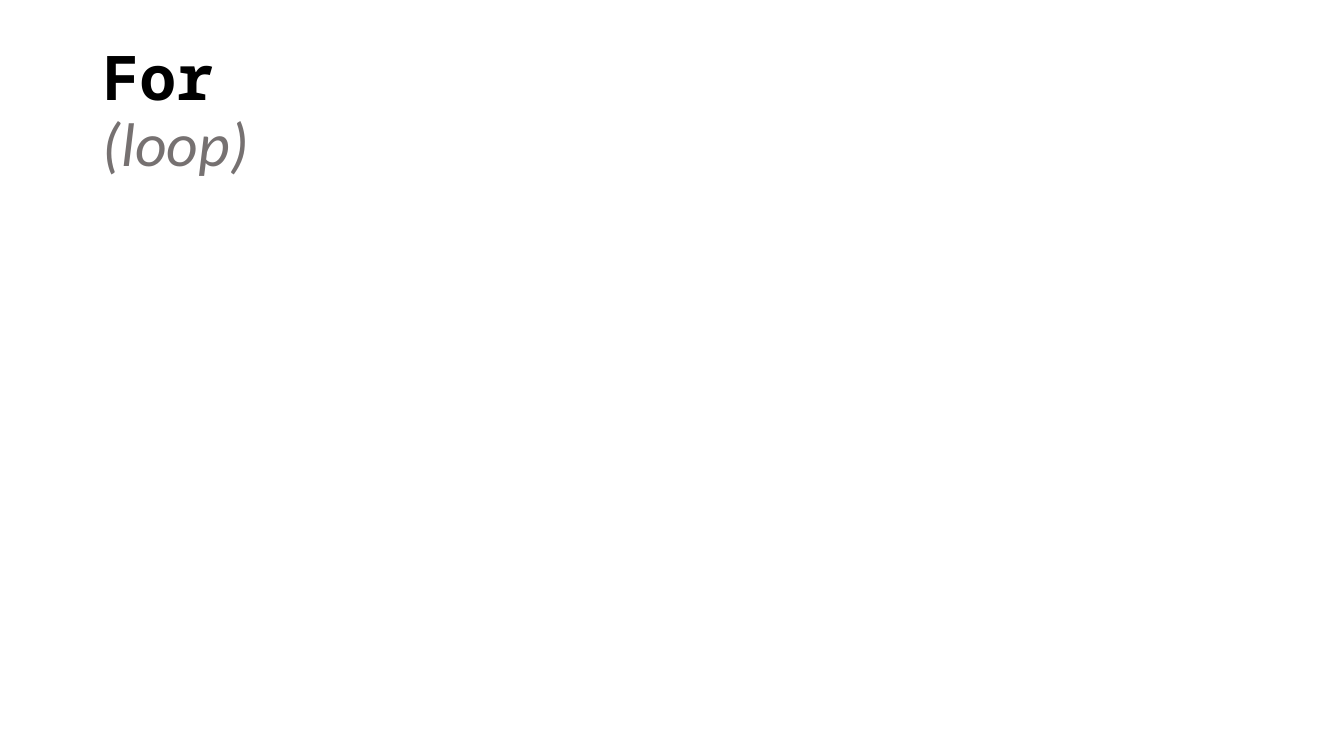
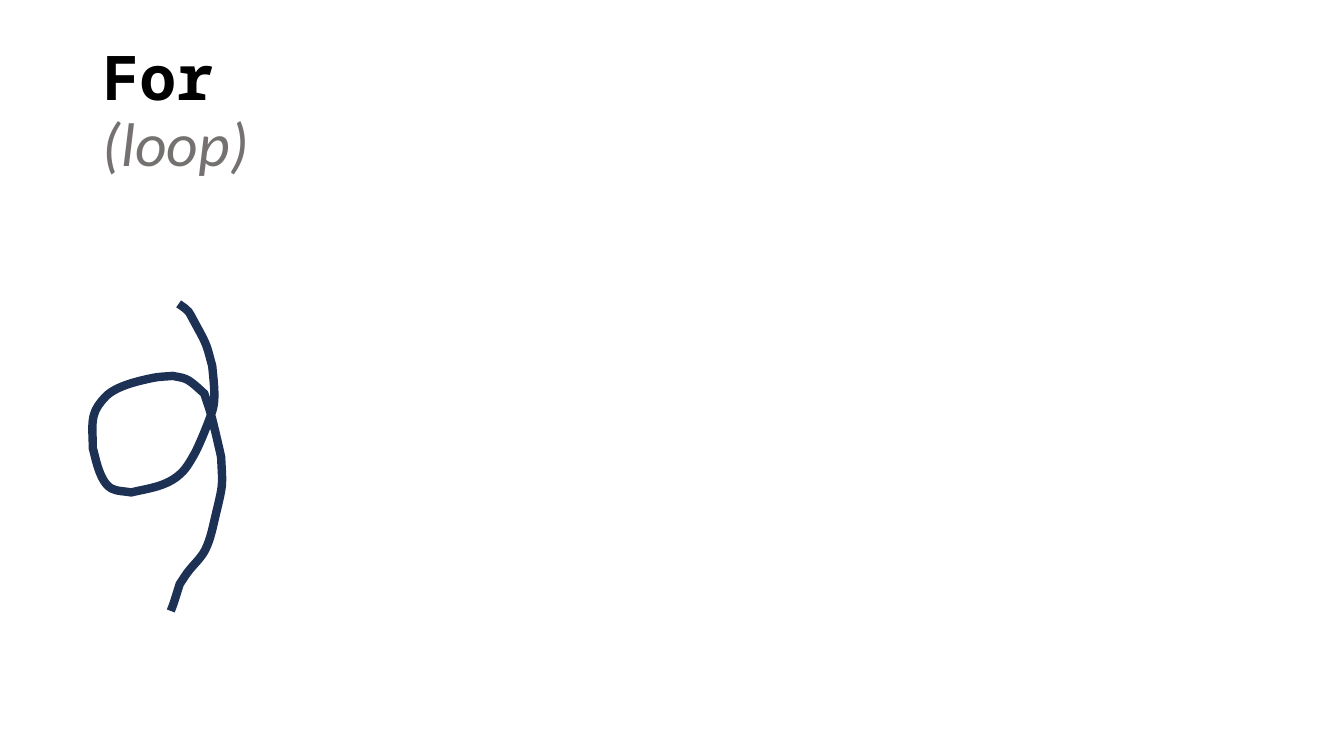
Before and after one commit to SUPERNOOB20/Python-Games-for-Kids, a slide deck: slide 12 of Python/CONTROL FLOW STRUCTURES (lessons #7 - )/Lesson +#7 - Making decisions (CFGs).pptx (slide 10 before the commit). Drawn at 1344x756 pixels with LibreOffice and Linux fonts; fonts in the diff are those of the drawing. Boxes give left, top, right and bottom in pixels: in the first picture for what was removed or moved away, otherwise in the second. Text is boxed around its words. In the diff, an @@ line names an element or a change of style, - is before the commit and + after.

```diff
--- a/Python/CONTROL FLOW STRUCTURES (lessons #7 - )/Lesson +#7 - Making decisions (CFGs).pptx
+++ b/Python/CONTROL FLOW STRUCTURES (lessons #7 - )/Lesson +#7 - Making decisions (CFGs).pptx
@@ freeform shape added at (x1=93, y1=303, x2=223, y2=611), outline #1E3256 6 pt @@
```
Also in this commit, not shown: 3 slides added, 1 slide removed, 3 other files.
